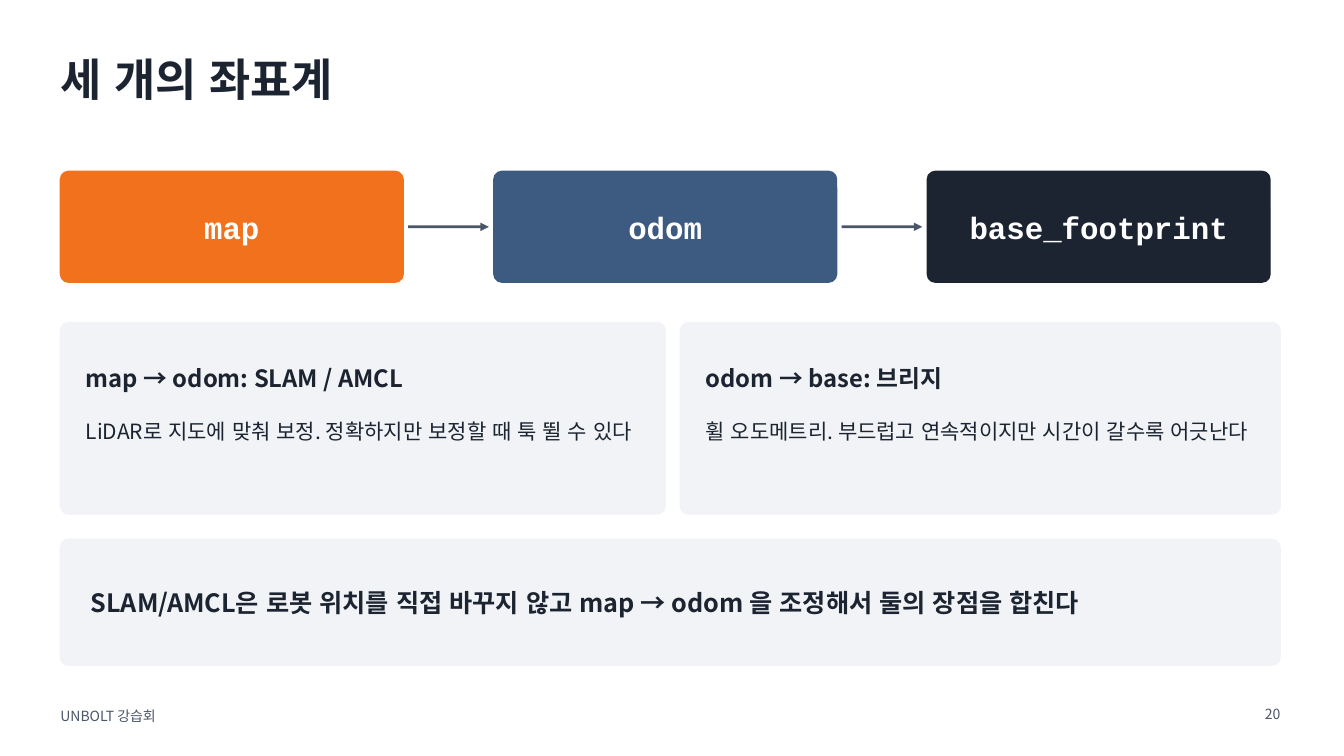
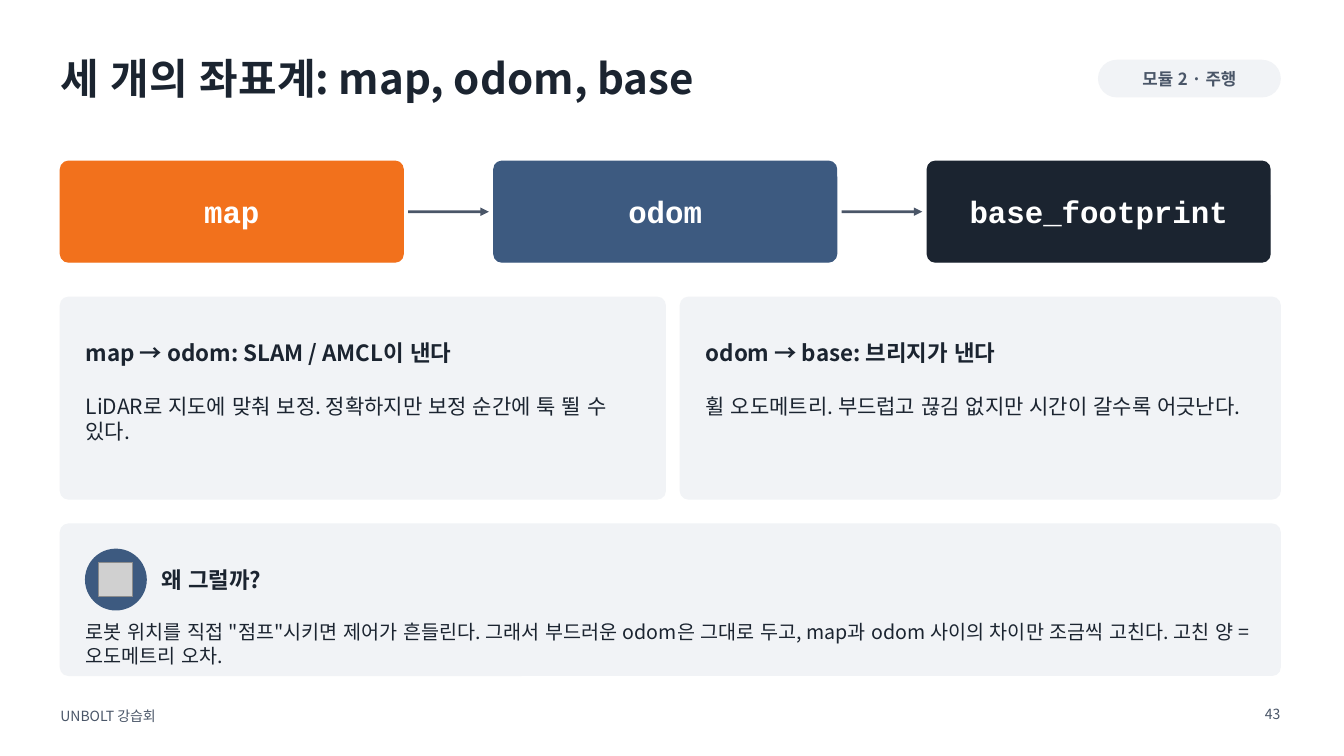
Before and after one commit to sejiny3/AIRLAB, a slide deck: slide 43 of workshop/slides/UNBOLT_workshop.pptx (slide 20 before the commit). Drawn at 1344x756 pixels with LibreOffice and Linux fonts; fonts in the diff are those of the drawing; grey boxes stand for pictures. Boxes give left, top, right and bottom in pixels: in the first picture for what was removed or moved away, otherwise in the second. Text is boxed around its words. In the diff, an @@ line names an element or a change of style, - is before the commit and + after.

```diff
--- a/workshop/slides/UNBOLT_workshop.pptx
+++ b/workshop/slides/UNBOLT_workshop.pptx
@@ title at bbox=[60, 58, 693, 103]: text changed; size 32 to 30 pt @@
-세 개의 좌표계
+세 개의 좌표계: map, odom, base
@@ rounded rectangle added at bbox=[1099, 60, 1280, 97], fill #F1F3F6, outline #F1F3F6 1 pt @@
@@ text added at bbox=[1142, 71, 1237, 87], 12 pt, text #4A5668, bold @@
+모듈 2 · 주행
@@ text "map": place and size @@
-text "map" at bbox=[204, 222, 259, 246]
+text "map" at bbox=[204, 206, 259, 230]
@@ rounded rectangle: place and size @@
-rounded rectangle at bbox=[60, 171, 403, 282]
+rounded rectangle at bbox=[60, 161, 403, 262]
@@ text "odom": place and size @@
-text "odom" at bbox=[628, 216, 702, 240]
+text "odom" at bbox=[628, 201, 702, 224]
@@ rounded rectangle: place and size @@
-rounded rectangle at bbox=[494, 171, 837, 282]
+rounded rectangle at bbox=[494, 161, 837, 262]
@@ text "base_footprint": place and size @@
-text "base_footprint" at bbox=[970, 216, 1228, 246]
+text "base_footprint" at bbox=[970, 201, 1228, 230]
@@ rounded rectangle: place and size @@
-rounded rectangle at bbox=[928, 171, 1270, 282]
+rounded rectangle at bbox=[928, 161, 1270, 262]
@@ arrow moved from (408, 227) - (489, 227) to (408, 212) - (489, 212) @@
@@ arrow moved from (842, 227) - (923, 227) to (842, 212) - (923, 212) @@
@@ rounded rectangle: place and size @@
-rounded rectangle at bbox=[60, 323, 665, 514]
+rounded rectangle at bbox=[60, 297, 665, 499]
@@ proportions changed in 6 elements at bbox=[60, 524, 1280, 676], bbox=[60, 161, 403, 262], bbox=[494, 161, 837, 262], bbox=[928, 161, 1270, 262], bbox=[60, 297, 665, 499], bbox=[681, 297, 1280, 499] @@
@@ rounded rectangle: place and size @@
-rounded rectangle at bbox=[681, 323, 1280, 514]
+rounded rectangle at bbox=[681, 297, 1280, 499]
@@ text at bbox=[86, 342, 451, 366]: text changed; size 17 to 16 pt @@
-map → odom: SLAM / AMCL
+map → odom: SLAM / AMCL이 낸다
@@ text at bbox=[706, 342, 995, 363]: text changed; size 17 to 16 pt @@
-odom → base: 브리지
+odom → base: 브리지가 낸다
@@ text at bbox=[86, 396, 606, 441]: text changed @@
-LiDAR로 지도에 맞춰 보정. 정확하지만 보정할 때 툭 뛸 수 있다
+LiDAR로 지도에 맞춰 보정. 정확하지만 보정 순간에 툭 뛸 수 있다.
@@ text at bbox=[706, 396, 1240, 416]: text changed @@
-휠 오도메트리. 부드럽고 연속적이지만 시간이 갈수록 어긋난다
+휠 오도메트리. 부드럽고 끊김 없지만 시간이 갈수록 어긋난다.
@@ rounded rectangle: place and size @@
-rounded rectangle at bbox=[60, 539, 1280, 665]
+rounded rectangle at bbox=[60, 524, 1280, 676]
@@ ellipse added at bbox=[86, 549, 146, 610], fill #3D5A80, outline #3D5A80 1 pt @@
@@ picture added at bbox=[99, 563, 133, 597] @@
@@ text added at bbox=[161, 569, 261, 590], 16 pt, text #1B2430, bold @@
+왜 그럴까?
@@ text at bbox=[86, 622, 1233, 665]: text changed; size 18 to 14 pt; bold off @@
-SLAM/AMCL은 로봇 위치를 직접 바꾸지 않고 map → odom 을 조정해서 둘의 장점을 합친다
+로봇 위치를 직접 "점프"시키면 제어가 흔들린다. 그래서 부드러운 odom은 그대로 두고, map과 odom 사이의 차이만 조금씩 고친다. 고친 양 = 오도메트리 오차.
@@ text "로봇 위치를 직접 "점프"시키면 제어가 ..." at bbox=[86, 622, 1233, 665]: vertical alignment middle to top @@
@@ page number at bbox=[1265, 708, 1281, 719]: text changed @@
-20
+43
```
Also in this commit, not shown: 30 other slides changed, 96 slides added, 21 slides removed, 24 other files.
